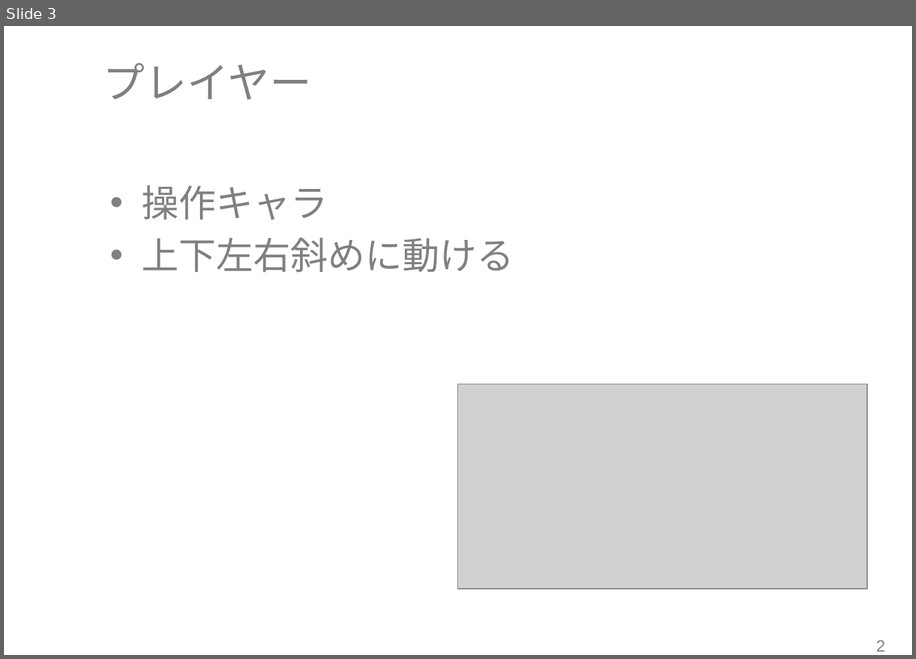
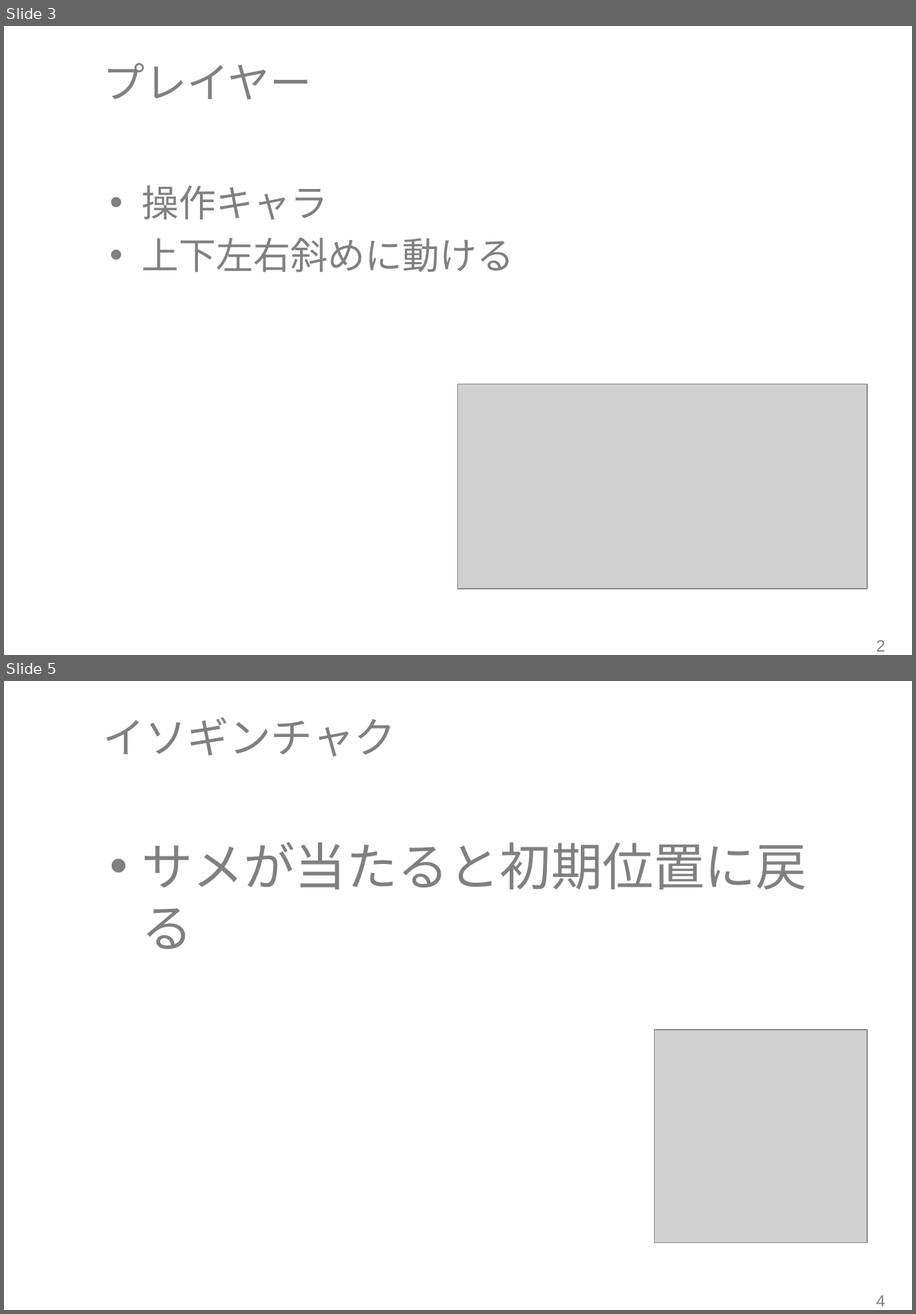
Before and after one commit to RubyCamp/rc2016s_g6, a slide deck: shinziko.pptx. Shown one above the other, each under a label of ours: slide 3 before the commit, slides 3 and 5 after it; the slides between them are not shown. The pictures are 916x659 and 916x1314 pixels, drawn with LibreOffice and Linux fonts; fonts in the diff are those of the drawing; grey boxes stand for pictures; background and template pictures are left out. Boxes give left, top, right and bottom in pixels: in the first picture for what was removed or moved away, otherwise in the second. Text is boxed around its words. In the diff, an @@ line names an element or a change of style, - is before the commit and + after.

```diff
--- a/shinziko.pptx
+++ b/shinziko.pptx
@@ slide 5 added at (x1=4, y1=681, x2=912, y2=1310), background #FFFFFF @@
@@ title added at (x1=103, y1=717, x2=397, y2=756), 36 pt, text #808080 @@
+イソギンチャク
@@ text added at (x1=141, y1=842, x2=807, y2=949), 44 pt, text #808080 @@
+• サメが当たると初期位置に戻る
@@ picture added at (x1=655, y1=1029, x2=868, y2=1243) @@
@@ page number added at (x1=876, y1=1295, x2=885, y2=1306), 14 pt, text #808080 @@
+4
```
Also in this commit, not shown: 1 slide changed, 3 other slides added.
